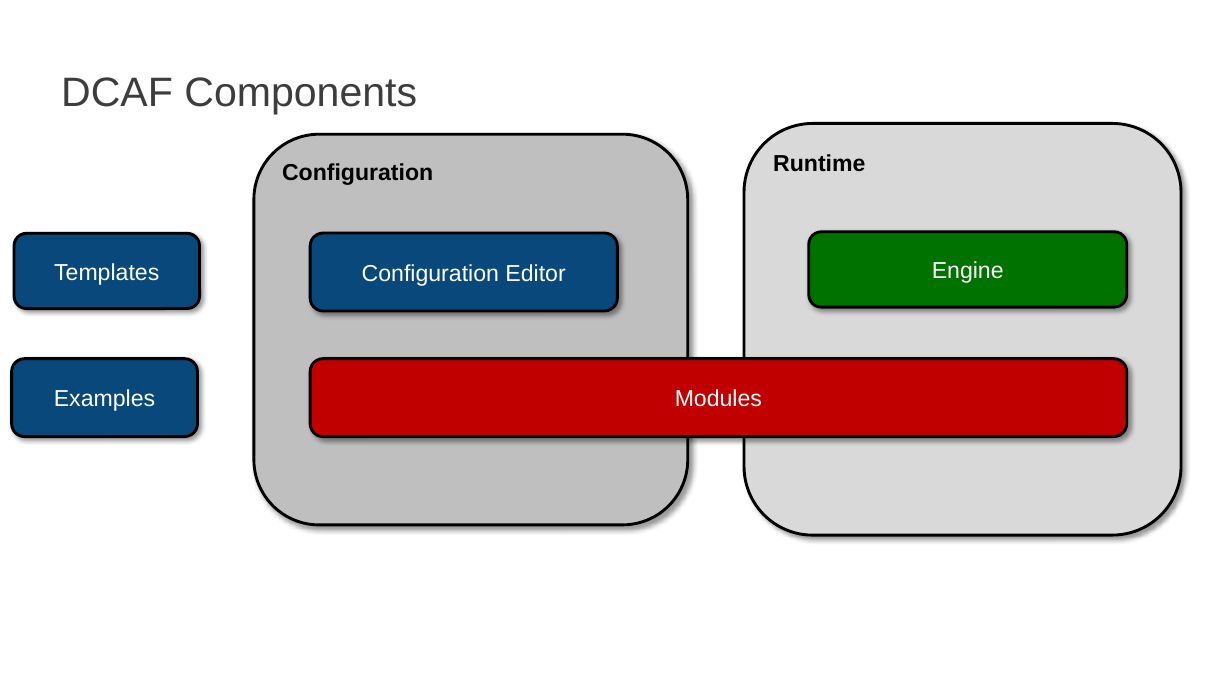
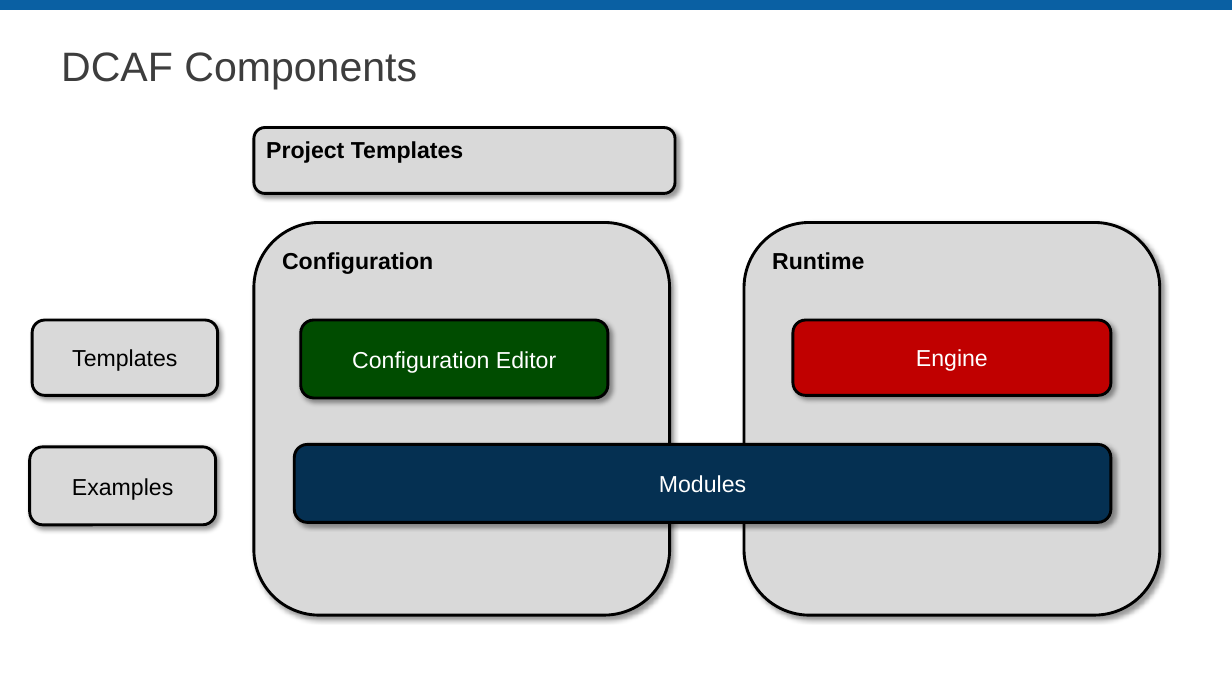
Before and after one commit to LabVIEW-DCAF/Documentation, a slide deck: slide 3 of Trunk/Getting Started Material/DCAF Training/3 DCAF Components.pptx. Drawn at 1232x693 pixels with LibreOffice and Linux fonts; fonts in the diff are those of the drawing; background and template pictures are left out. Boxes give left, top, right and bottom in pixels: in the first picture for what was removed or moved away, otherwise in the second. Text is boxed around its words. In the diff, an @@ line names an element or a change of style, - is before the commit and + after.

Commit message:
Working on the formatting
Fixing formatting on slide decks, adapted color schemes to match the Under the Hood presentation.

Re-made the Shared Memory diagram.

```diff
--- a/Trunk/Getting Started Material/DCAF Training/3 DCAF Components.pptx
+++ b/Trunk/Getting Started Material/DCAF Training/3 DCAF Components.pptx
@@ rectangle added at bbox=[0, 0, 1232, 10], fill #0A60A3 @@
@@ title "DCAF Components" at bbox=[61, 52, 417, 89]: line spacing 1 to 0.9 @@
@@ rounded rectangle added at bbox=[254, 128, 676, 193], fill #D9D9D9, outline #000000 2.25 pt, 18 pt, text #000000, bold @@
+Project Templates
@@ rounded rectangle "Configuration": place and size @@
-rounded rectangle "Configuration" at bbox=[254, 134, 689, 525]
+rounded rectangle "Configuration" at bbox=[254, 223, 670, 616]
@@ rounded rectangle "Configuration" at bbox=[254, 223, 670, 616]: fill #BFBFBF to #D9D9D9 @@
@@ rounded rectangle "Runtime": place and size @@
-rounded rectangle "Runtime" at bbox=[744, 124, 1181, 536]
+rounded rectangle "Runtime" at bbox=[744, 223, 1160, 616]
@@ rounded rectangle "Templates": place and size @@
-rounded rectangle "Templates" at bbox=[14, 233, 200, 309]
+rounded rectangle "Templates" at bbox=[32, 320, 218, 396]
@@ rounded rectangle "Templates" at bbox=[32, 320, 218, 396]: text colour #FFFFFF to #000000; fill #08487A to #D9D9D9 @@
@@ rounded rectangle "Configuration Editor": place and size @@
-rounded rectangle "Configuration Editor" at bbox=[311, 233, 617, 311]
+rounded rectangle "Configuration Editor" at bbox=[300, 320, 607, 397]
@@ rounded rectangle "Configuration Editor" at bbox=[300, 320, 607, 397]: fill #08487A to #004C00 @@
@@ rounded rectangle "Engine": place and size @@
-rounded rectangle "Engine" at bbox=[809, 232, 1127, 308]
+rounded rectangle "Engine" at bbox=[793, 320, 1111, 396]
@@ rounded rectangle "Engine" at bbox=[793, 320, 1111, 396]: fill #007200 to #C00000 @@
@@ rounded rectangle "Examples" at bbox=[30, 447, 215, 525]: text colour #FFFFFF to #000000; fill #08487A to #D9D9D9 @@
@@ rounded rectangle "Examples": place and size @@
-rounded rectangle "Examples" at bbox=[12, 359, 198, 436]
+rounded rectangle "Examples" at bbox=[30, 447, 215, 525]
@@ rounded rectangle "Modules": place and size @@
-rounded rectangle "Modules" at bbox=[311, 359, 1128, 436]
+rounded rectangle "Modules" at bbox=[295, 445, 1112, 522]
@@ rounded rectangle "Modules" at bbox=[295, 445, 1112, 522]: fill #C00000 to #053052 @@
```
Also in this commit, not shown: 18 other slides changed, 4 other files.
